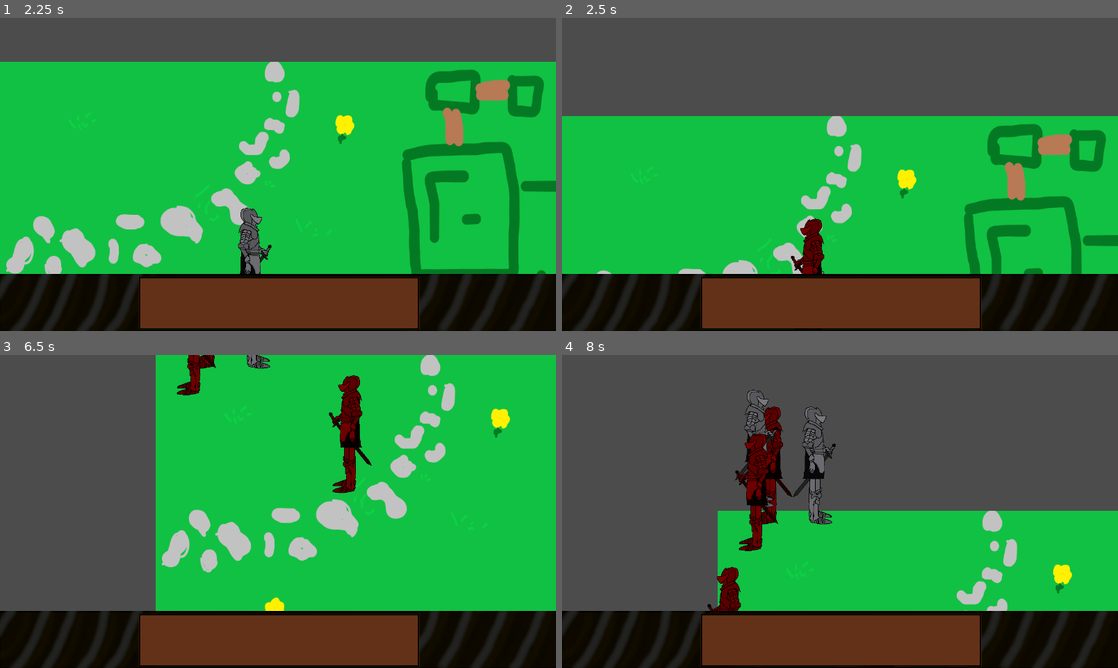
Above: before the commit, frames 1-4 (two rows, left to right).
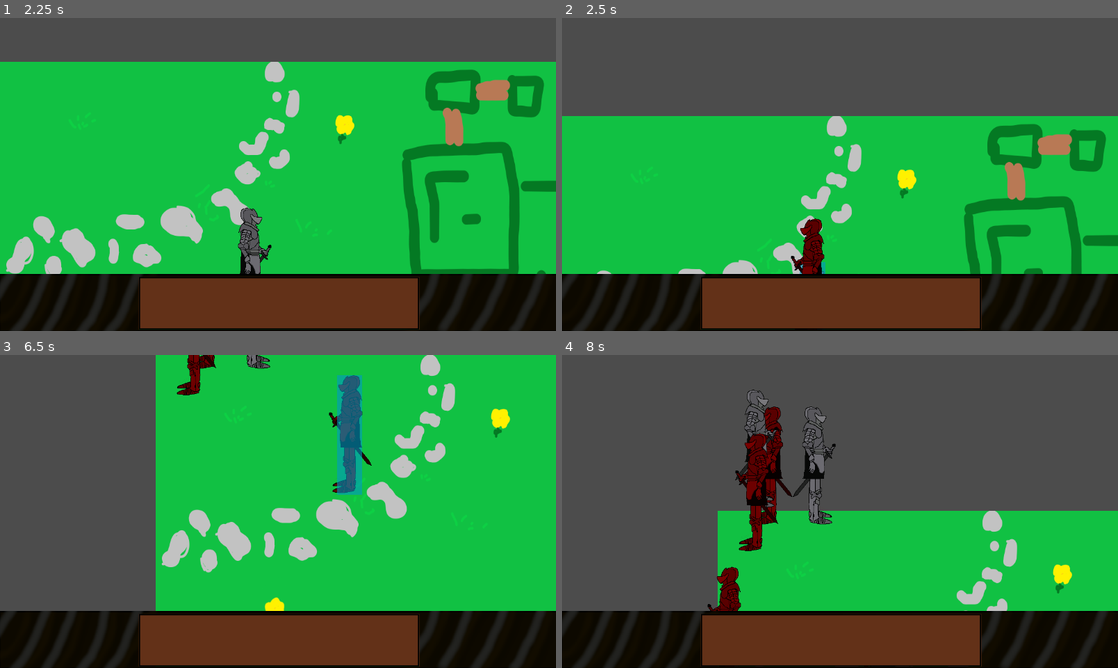
Above: after the commit, the same moments.

Repository: An0n3m0us/RSS-Godot
Game: Godot game, scene res://src/game/IntroScreen.tscn
Same seed, same stepped clock (60 frames per second), same inputs: the game is played once before the commit and once after it.
Inputs (mouse positions are in pixels of both pictures, inside the frame that each line leads up to):
- Up to frame 1 (2.25 s): click (88, 115) at 0.5 s; click (88, 115) at 1.25 s; tap Enter at 2 s; move the mouse to (250, 237) at 2.02 s; hold Up from 2.03 s (still down); tap 1 at 2.1 s; click (250, 237) at 2.17 s
- Up to frame 2 (2.5 s): keep holding Up; tap 2 at 2.3 s
- Up to frame 3 (6.5 s): release Up at 2.75 s; drag from (444, 558) to (250, 574) at 2.77 s; tap Space at 3.5 s; move the mouse to (111, 464) at 3.52 s; hold Left 3.53-4.25 s; tap 1 at 3.6, 5.1 s; click (111, 464) at 3.67 s; tap 2 at 3.8, 5.3 s; drag from (305, 511) to (111, 464) at 4.27 s; move the mouse to (194, 433) at 5.02 s; hold Down 5.03-5.75 s; click (194, 433) at 5.17 s; drag from (400, 495) to (194, 433) at 5.77 s
- Up to frame 4 (8 s): move the mouse to (728, 527) at 6.52 s; hold Up 6.53-7.25 s; tap 1 at 6.6 s; click (728, 527) at 6.67 s; tap 2 at 6.8 s; drag from (895, 442) to (728, 527) at 7.27 s

Frame 1 is identical in both runs. In frame 2, less than 0.1% of the frame differs, in the area x 42-48%, y 78-82%; in frame 3, 1.7%, in the area x 60-66%, y 6-45%; in frame 4, less than 0.1%.

Commit message:
Add selection

Diff:
--- a/src/scripts/GameCamera.gd
+++ b/src/scripts/GameCamera.gd
@@ -3,7 +3,6 @@
 const MOVE_SPEED = 500
 
 func _process(delta):
-
 	# Movement
 	if Input.is_key_pressed(KEY_UP) or Input.is_key_pressed(KEY_W):
 		global_position += Vector2.UP * delta * MOVE_SPEED
--- a/src/scripts/GameScene.gd
+++ b/src/scripts/GameScene.gd
@@ -20,7 +20,7 @@
 			var player = scene.instance()
 			var rng = RandomNumberGenerator.new()
 			rng.randomize()
-			player.name = str(rng.randf_range(-10.0, 10.0))
+			player.name = "Esquire"+str(rng.randf_range(-10.0, 10.0))
 			player.position = get_global_mouse_position()
 			add_child(player)
 		if event.pressed and event.scancode == KEY_2:
@@ -28,7 +28,7 @@
 			var player = scene.instance()
 			var rng = RandomNumberGenerator.new()
 			rng.randomize()
-			player.name = str(rng.randf_range(-10.0, 10.0))
+			player.name = "Esquire-enemy"+str(rng.randf_range(-10.0, 10.0))
 			player.position = get_global_mouse_position()
 			player.scale = Vector2(-1, 1)
 			add_child(player)
@@ -41,7 +41,7 @@
 			else:
 				for item in selected:
 					item.collider.position = event.position
-					#$Esquire/Pivot/Selection.visible = false
+					item.collider.get_node("Pivot").get_node("Selection").visible = false
 				selected = []
 		elif dragging:
 			dragging = false
@@ -54,7 +54,7 @@
 			query.transform = Transform2D(0, (drag_end + drag_start) / 2)
 			selected = space.intersect_shape(query)
 			for item in selected:
-				print(item.collider.name)
+				item.collider.get_node("Pivot").get_node("Selection").visible = true
 	if event is InputEventMouseMotion and dragging:
 		update()
 
